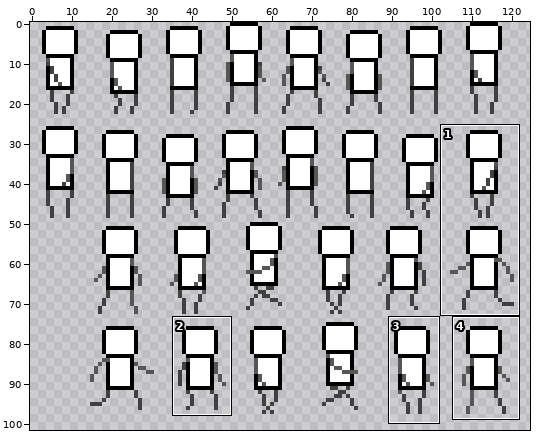
Two states of a sprite sheet, ScrollMySides/Assets/Sprites/player_walk_run.png. The picture above shows the old version from afar; the outline marks the close-up.
Close-up. Before the commit:
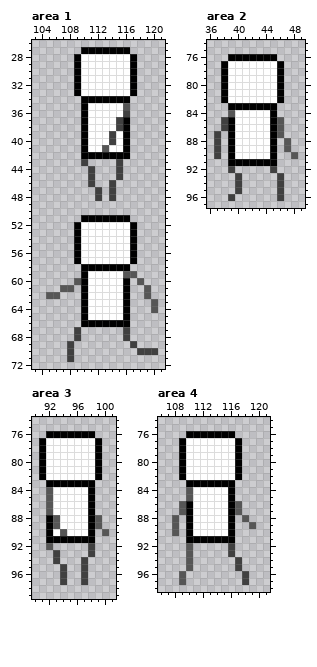
The file is 128x128 pixels. Shown: area 1: x 103..121, y 26..72; area 2: x 36..49, y 74..97; area 3: x 90..101, y 74..99; area 4: x 106..121, y 74..98. The wide view leaves out empty margins. The commit also changed other parts of the picture, which this record leaves out.
The same view after the edit:
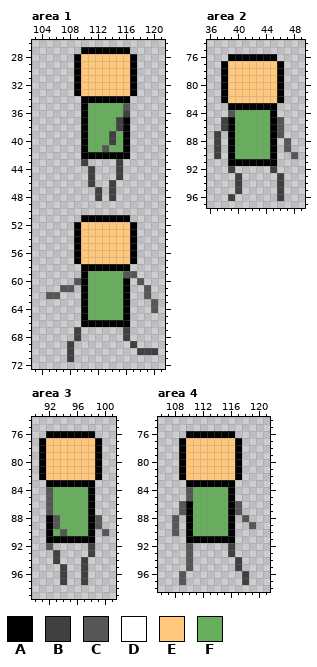
Palette (. is transparent): A #000000  B #404040  C #565656  D #ffffff  E #ffc87c  F #68af5d
Change:
Area 1:
The edit turns colour D into colour E in rows 28 to 33 at x 110 to 116; in rows 52 to 57 at x 110 to 116.
The edit turns colour D into colour F in rows 35 to 36 at x 111 to 115; in rows 37 to 38 at x 111 to 114; in rows 39 to 40 at x 111 to 113 and 115; in row 41 at x 111 to 112 and 114 to 115; in rows 59 to 65 at x 111 to 115.
Area 2:
The edit turns colour D into colour E in rows 77 to 82 at x 39 to 45.
The edit turns colour D into colour F in rows 84 to 90 at x 40 to 44.
Area 3:
The edit turns colour D into colour E in rows 77 to 82 at x 92 to 98.
The edit turns colour D into colour F in rows 84 to 87 at x 93 to 97; in rows 88 to 89 at x 94 to 97; in row 90 at x 93 and 95 to 97.
Area 4:
The edit turns colour D into colour E in rows 77 to 82 at x 110 to 116.
The edit turns colour D into colour F in rows 84 to 90 at x 111 to 115.
Changed places in both close-ups, as pixel boxes (x1, y1, x2, y2):
changed: (81, 54, 130, 152)
changed: (81, 222, 130, 320)
changed: (228, 61, 277, 159)
changed: (46, 438, 95, 536)
changed: (186, 438, 235, 536)
